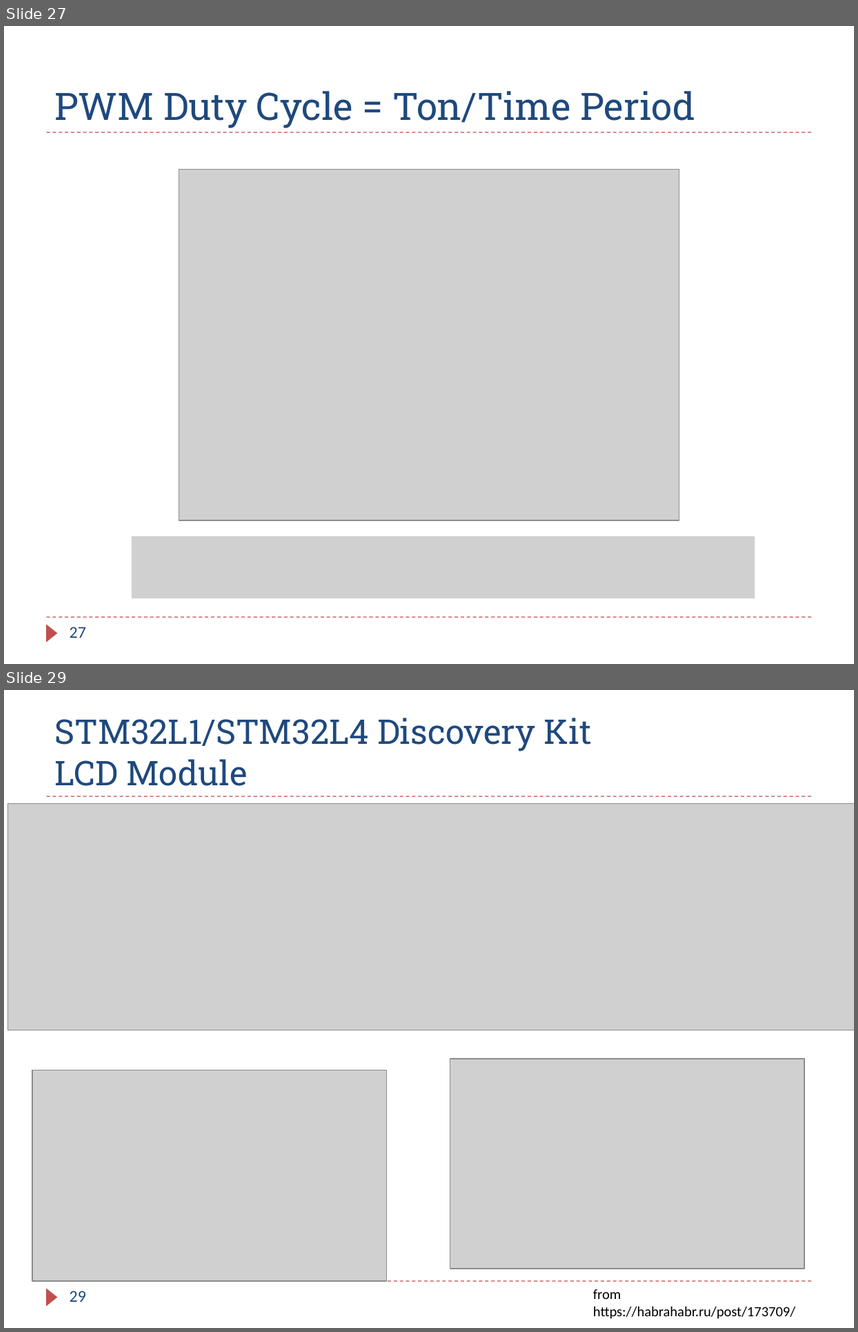
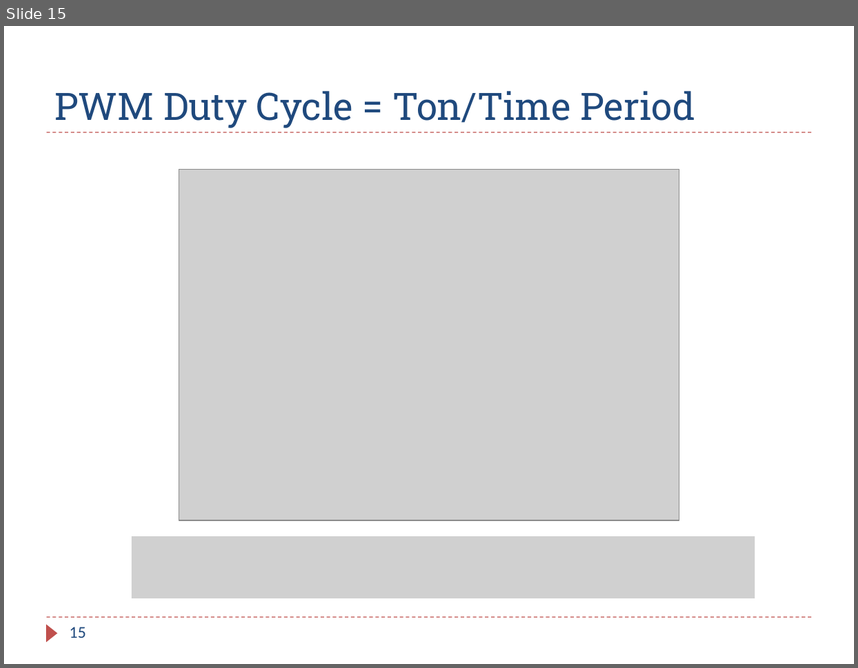
Before and after one commit to guhofstra/CSC111Fa25, a slide deck: PPTs/Ch_xx_Review.pptx. Shown one above the other, each under a label of ours: slides 27 and 29 before the commit, slide 15 after it; the slides between them are not shown. The pictures are 858x1332 and 858x668 pixels, drawn with LibreOffice and Linux fonts; fonts in the diff are those of the drawing; grey boxes stand for pictures. Boxes give left, top, right and bottom in pixels: in the first picture for what was removed or moved away, otherwise in the second. Text is boxed around its words. In the diff, an @@ line names an element or a change of style, - is before the commit and + after.

```diff
--- a/PPTs/Ch_xx_Review.pptx
+++ b/PPTs/Ch_xx_Review.pptx
@@ slide 29 removed at (x1=4, y1=690, x2=854, y2=1328), background #FFFFFF; not listed: 3 template elements that a slide beside it also shows @@
@@ title removed at (x1=55, y1=718, x2=591, y2=786) @@
-STM32L1/STM32L4 Discovery Kit
-LCD Module
@@ picture removed at (x1=8, y1=803, x2=854, y2=1030) @@
@@ picture removed at (x1=450, y1=1058, x2=805, y2=1268) @@
@@ picture removed at (x1=32, y1=1070, x2=386, y2=1281) @@
@@ text removed at (x1=593, y1=1289, x2=795, y2=1319) @@
-from https://habrahabr.ru/post/173709/
@@ page number removed at (x1=70, y1=1290, x2=86, y2=1301) @@
-29
@@ what was slide 27 is now slide 15 @@
@@ page number at (x1=70, y1=626, x2=86, y2=637): text changed @@
-27
+15
```
Also in this commit, not shown: 1 slide changed, 16 other slides removed, 37 other files.
